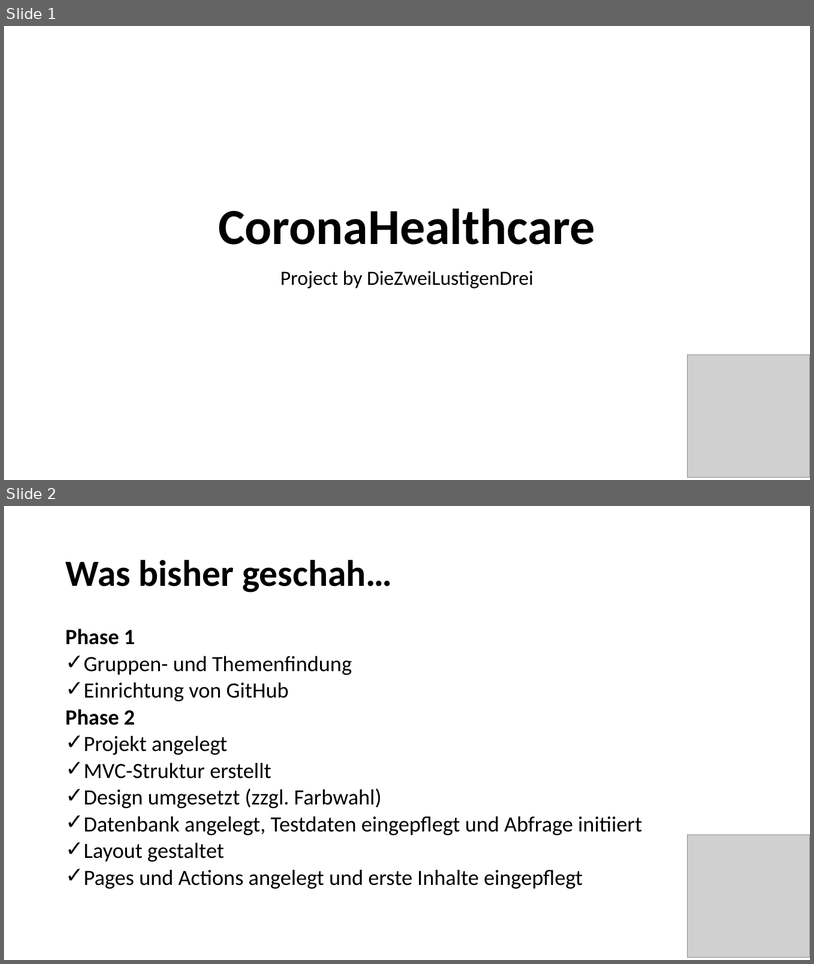
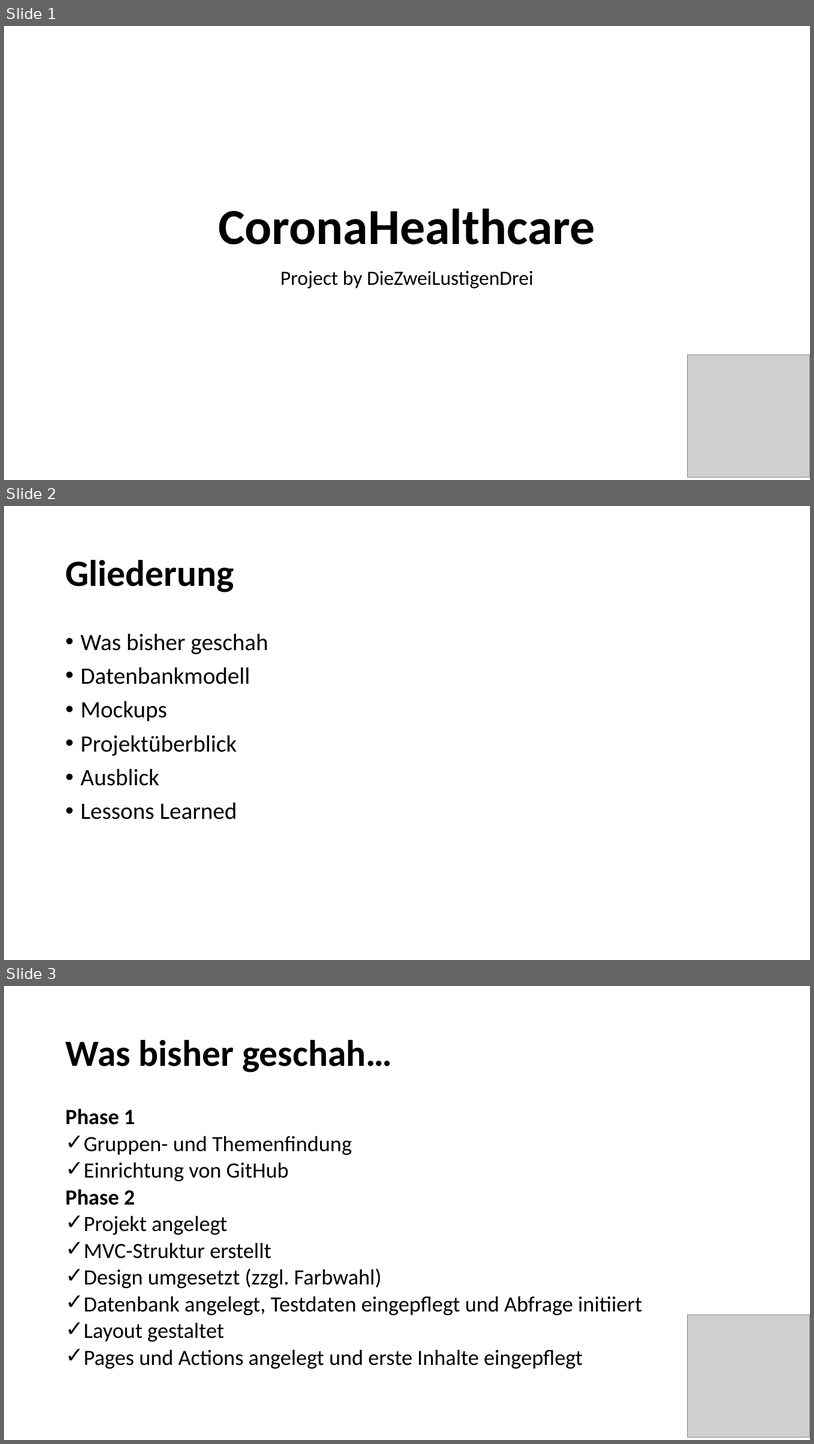
Before and after one commit to fh-erfurt/CoronaHealthcare, a slide deck: assets/Zwischenpräsentation CH.pptx. Shown one above the other, each under a label of ours: slides 1 and 2 before the commit, slides 1, 2 and 3 after it. The pictures are 814x964 and 814x1444 pixels, drawn with LibreOffice and Linux fonts; fonts in the diff are those of the drawing; grey boxes stand for pictures. Boxes give left, top, right and bottom in pixels: in the first picture for what was removed or moved away, otherwise in the second. Text is boxed around its words. In the diff, an @@ line names an element or a change of style, - is before the commit and + after.

```diff
--- a/assets/Zwischenpräsentation CH.pptx
+++ b/assets/Zwischenpräsentation CH.pptx
@@ slide 2 added at [4, 506, 810, 960], background #FFFFFF @@
@@ title added at [65, 559, 234, 592], 44 pt, text #000000, bold @@
+Gliederung
@@ text added at [81, 633, 268, 819], 28 pt, text #000000 @@
+• Was bisher geschah
+• Datenbankmodell
+• Mockups
+• Projektüberblick
+• Ausblick
+• Lessons Learned
@@ what was slide 2 is now slide 3 @@
```
Also in this commit, not shown: 4 other slides added, 20 other files.
